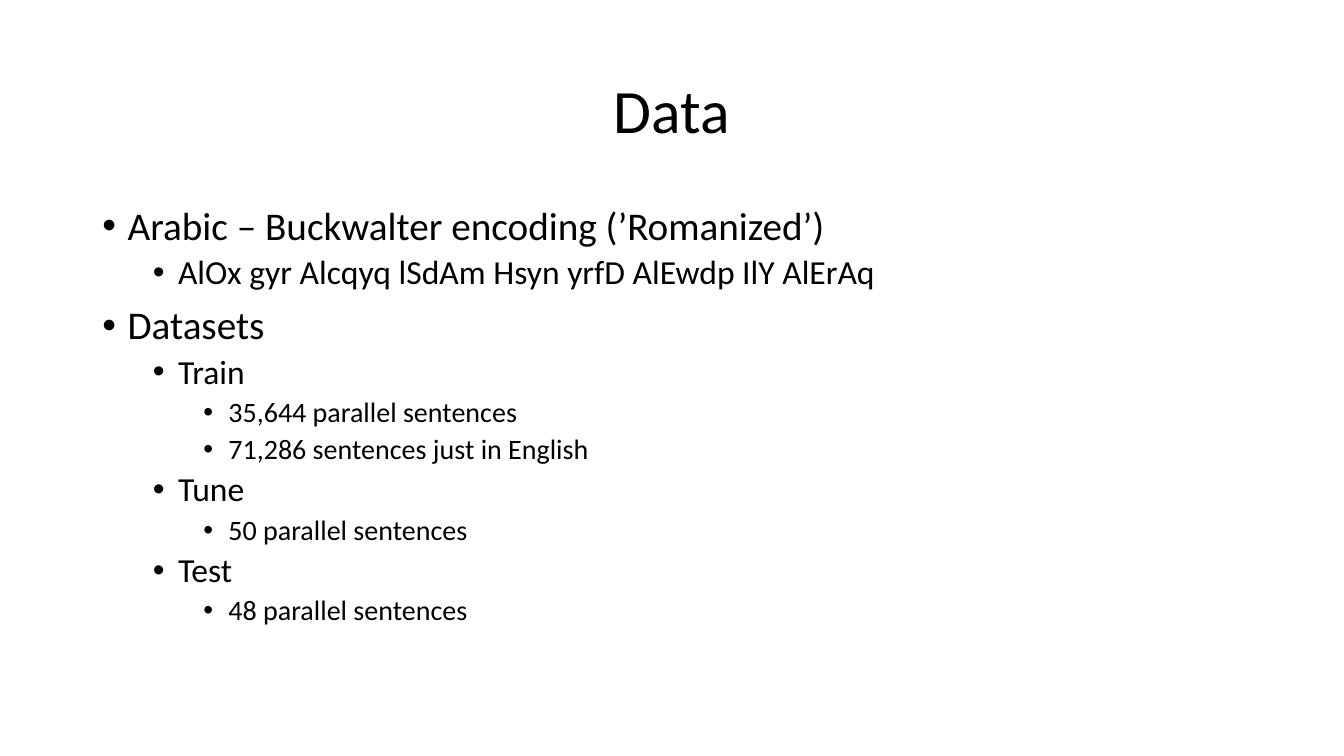
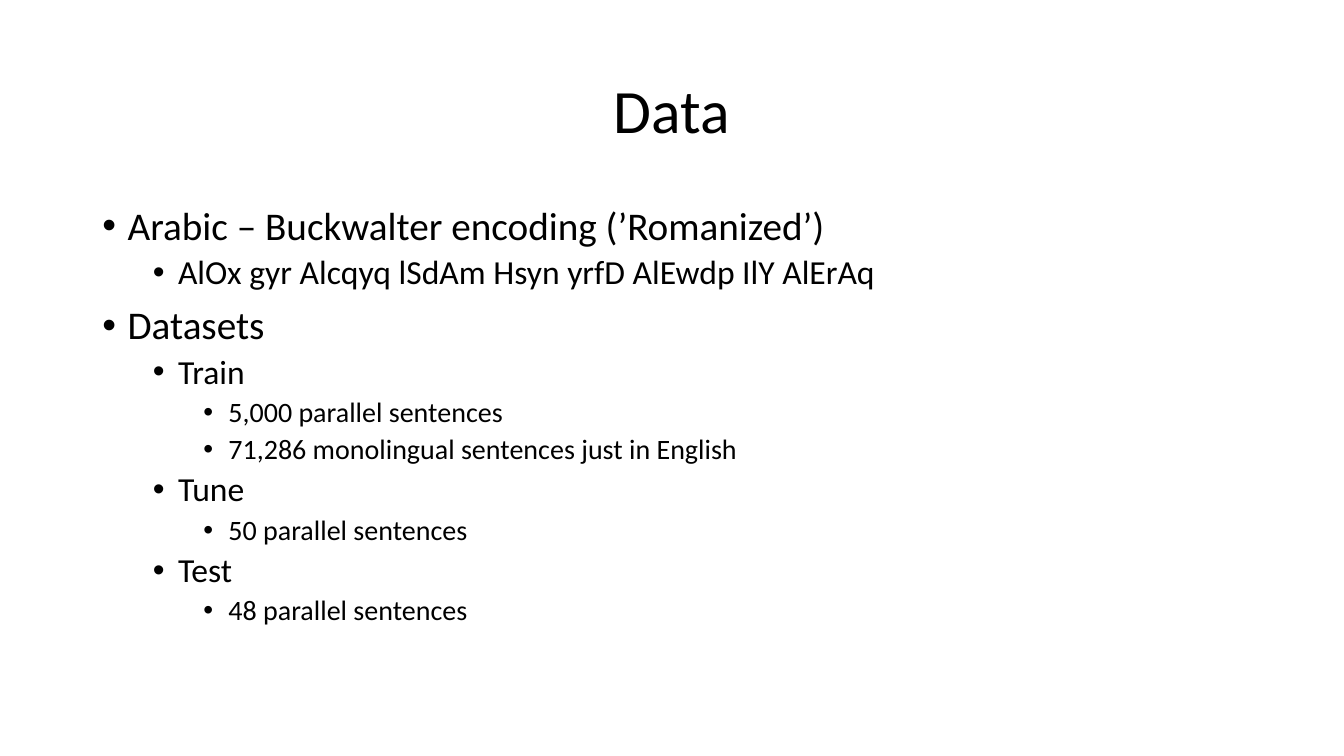
Before and after one commit to hieuhoang/papers, a slide deck: slide 4 of mtma16/slides.pptx. Drawn at 1344x756 pixels with LibreOffice and Linux fonts; fonts in the diff are those of the drawing. Boxes give left, top, right and bottom in pixels: in the first picture for what was removed or moved away, otherwise in the second. Text is boxed around its words. In the diff, an @@ line names an element or a change of style, - is before the commit and + after.

```diff
--- a/mtma16/slides.pptx
+++ b/mtma16/slides.pptx
@@ text at bbox=[228, 402, 737, 464]: text changed @@
-    • 35,644 parallel sentences
-    • 71,286 sentences just in English
+    • 5,000 parallel sentences
+    • 71,286 monolingual sentences just in English
```
Also in this commit, not shown: 5 other slides changed, 8 slides added, 1 other file.
